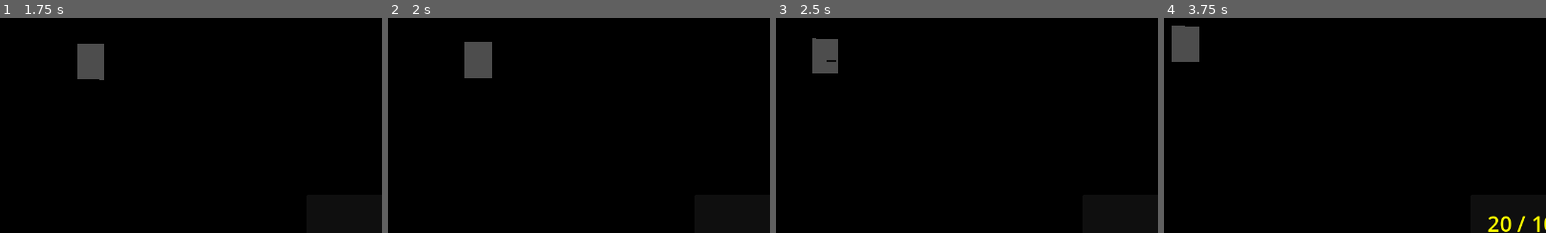
Above: before the commit, frames 1-4 (left to right).
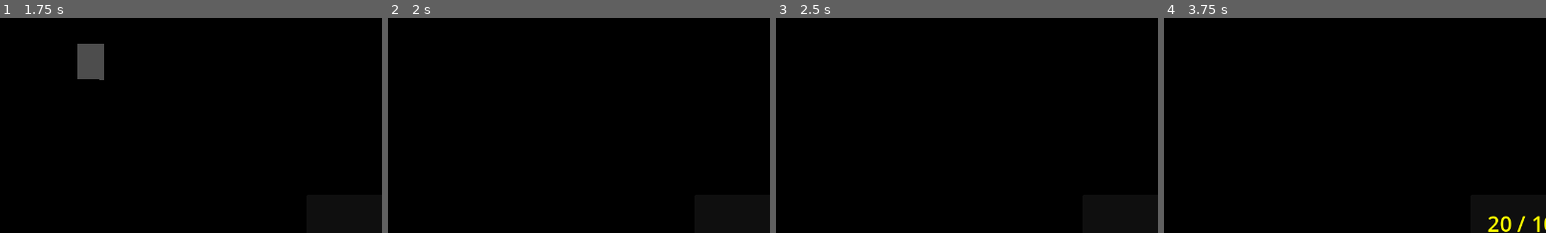
Above: after the commit, the same moments.

Repository: Kasuss/untitled
Game: Godot game, scene res://Scenes/Environments/Generator/world.tscn
The game is run twice, just before and just after one commit, with the same random seed, the same clock (stepped at 60 frames per second) and the same inputs.
Inputs (mouse positions are % of the whole screen's width and height, from its top left):
- Up to frame 1 (1.75 s): tap Enter (ui_accept) at 0.5, 0.77, 1.52 s; move the mouse to (55, 50) at 0.52 s; hold Right mouse button (alt_fire) 0.53-1.28 s; hold Up (ui_up) from 0.53 s (still down); move the mouse to (45, 50) at 1.27 s; tap Shift (dash) at 1.35 s
- Up to frame 2 (2 s): keep holding Up (ui_up)
- Up to frame 3 (2.5 s): keep holding Up (ui_up); move the mouse to (52, 48) at 2.02 s; press the mouse at (52, 48) at 2.03 s
- Up to frame 4 (3.75 s): keep holding Up (ui_up); tap Enter (ui_accept) at 2.75, 3.02 s; move the mouse to (49, 52) at 2.77 s; release the mouse at (49, 52) at 2.78 s; tap C (slide) at 2.85 s; move the mouse to (57, 51) at 3.52 s; hold 1 (weapon 1) from 3.53 s (still down)
The pictures show only the part of the screen within x 42-92%, y 40-90%; the shares and areas given below are measured in that part.

Frame 1 is identical in both runs. In frame 2, 1.2% of the frame differs, in the area x 20-28%, y 11-28%; in frame 3, 1.1%; in frame 4, 1.2%.
Error after the commit: Attempt to call function 'has_overlapping_areas' in base 'null instance' on a null instance. (res://Scripts/room_doors.gd:19)

Commit message:
finished doors, kinda
dungeon fully generates rooms, and connects them w/ doors. jank but it works

Diff:
--- a/Scenes/Environments/World1/RoomTemplates/LargeRoom.tscn
+++ b/Scenes/Environments/World1/RoomTemplates/LargeRoom.tscn
@@ -89,31 +89,29 @@
 
 [node name="openW" type="CSGBox3D" parent="Doors/wall1"]
 unique_name_in_owner = true
-transform = Transform3D(1.00001, 0, 0, 0, 1, 0, 0, 0, 1.00001, 16, -1, 1.05083)
-operation = 2
-calculate_tangents = false
-size = Vector3(6, 8, 11.9684)
+transform = Transform3D(1.00001, 0, 0, 0, 1, 0, 0, 0, 1.00001, 16, -1, 0)
+operation = 2
+calculate_tangents = false
+size = Vector3(6, 8, 2)
 material = SubResource("StandardMaterial3D_lygl3")
 script = SubResource("GDScript_gelcq")
 
-[node name="door1" type="Area3D" parent="Doors/wall1/openW"]
-unique_name_in_owner = true
-transform = Transform3D(1, 0, 0, 0, 1, 0, 0, 0, 1, -32.27, 0, 0)
+[node name="door1" type="Area3D" parent="Doors/wall1/openW" groups=["Door"]]
+unique_name_in_owner = true
 
 [node name="CollisionShape3D" type="CollisionShape3D" parent="Doors/wall1/openW/door1"]
 shape = SubResource("BoxShape3D_54rnh")
 
 [node name="openW2" type="CSGBox3D" parent="Doors/wall1"]
 unique_name_in_owner = true
-transform = Transform3D(1, 0, 0, 0, 1, 0, 0, 0, 1, -16, -1, 0.467999)
-operation = 2
-calculate_tangents = false
-size = Vector3(6, 8, 6)
-material = SubResource("StandardMaterial3D_lygl3")
-
-[node name="door2" type="Area3D" parent="Doors/wall1/openW2"]
-unique_name_in_owner = true
-transform = Transform3D(1, 0, 0, 0, 1, 0, 0, 0, 1, 32.2756, 0, 0)
+transform = Transform3D(1, 0, 0, 0, 1, 0, 0, 0, 1, -16, -1, 0)
+operation = 2
+calculate_tangents = false
+size = Vector3(6, 8, 2)
+material = SubResource("StandardMaterial3D_lygl3")
+
+[node name="door2" type="Area3D" parent="Doors/wall1/openW2" groups=["Door"]]
+unique_name_in_owner = true
 
 [node name="CollisionShape3D" type="CollisionShape3D" parent="Doors/wall1/openW2/door2"]
 shape = SubResource("BoxShape3D_ytdpx")
@@ -127,13 +125,13 @@
 
 [node name="openE" type="CSGBox3D" parent="Doors/wall2"]
 unique_name_in_owner = true
-transform = Transform3D(1.00001, 0, 0, 0, 1, 0, 0, 0, 1.00001, 16, -1, 0.60606)
-operation = 2
-calculate_tangents = false
-size = Vector3(6, 8, 8.76001)
-material = SubResource("StandardMaterial3D_lygl3")
-
-[node name="door3" type="Area3D" parent="Doors/wall2/openE"]
+transform = Transform3D(1.00001, 0, 0, 0, 1, 0, 0, 0, 1.00001, 16, -1, 0)
+operation = 2
+calculate_tangents = false
+size = Vector3(6, 8, 2)
+material = SubResource("StandardMaterial3D_lygl3")
+
+[node name="door3" type="Area3D" parent="Doors/wall2/openE" groups=["Door"]]
 unique_name_in_owner = true
 
 [node name="CollisionShape3D" type="CollisionShape3D" parent="Doors/wall2/openE/door3"]
@@ -142,13 +140,13 @@
 
 [node name="openE2" type="CSGBox3D" parent="Doors/wall2"]
 unique_name_in_owner = true
-transform = Transform3D(1, 0, 0, 0, 1, 0, 0, 0, 1, -16, -1, 0.144878)
-operation = 2
-calculate_tangents = false
-size = Vector3(6, 8, 11.7253)
-material = SubResource("StandardMaterial3D_lygl3")
-
-[node name="door4" type="Area3D" parent="Doors/wall2/openE2"]
+transform = Transform3D(1, 0, 0, 0, 1, 0, 0, 0, 1, -16, -1, 0)
+operation = 2
+calculate_tangents = false
+size = Vector3(6, 8, 2)
+material = SubResource("StandardMaterial3D_lygl3")
+
+[node name="door4" type="Area3D" parent="Doors/wall2/openE2" groups=["Door"]]
 unique_name_in_owner = true
 
 [node name="CollisionShape3D" type="CollisionShape3D" parent="Doors/wall2/openE2/door4"]
@@ -165,13 +163,13 @@
 
 [node name="openN" type="CSGBox3D" parent="Doors/wall3"]
 unique_name_in_owner = true
-transform = Transform3D(1.00001, 0, 2.4869e-14, 0, 1, 0, -2.4869e-14, 0, 1.00001, 16, -1, 0.694557)
-operation = 2
-calculate_tangents = false
-size = Vector3(6, 8, 11.2363)
-material = SubResource("StandardMaterial3D_lygl3")
-
-[node name="door5" type="Area3D" parent="Doors/wall3/openN"]
+transform = Transform3D(1.00001, 0, 2.4869e-14, 0, 1, 0, -2.4869e-14, 0, 1.00001, 16, -1, 0)
+operation = 2
+calculate_tangents = false
+size = Vector3(6, 8, 2)
+material = SubResource("StandardMaterial3D_lygl3")
+
+[node name="door5" type="Area3D" parent="Doors/wall3/openN" groups=["Door"]]
 unique_name_in_owner = true
 
 [node name="CollisionShape3D" type="CollisionShape3D" parent="Doors/wall3/openN/door5"]
@@ -180,13 +178,13 @@
 
 [node name="openN2" type="CSGBox3D" parent="Doors/wall3"]
 unique_name_in_owner = true
-transform = Transform3D(1.00001, 0, 2.84217e-14, 0, 1, 0, -2.84217e-14, 0, 1.00001, -16, -1, 0.661613)
-operation = 2
-calculate_tangents = false
-size = Vector3(6, 8, 10.0073)
-material = SubResource("StandardMaterial3D_lygl3")
-
-[node name="door6" type="Area3D" parent="Doors/wall3/openN2"]
+transform = Transform3D(1.00001, 0, 2.84217e-14, 0, 1, 0, -2.84217e-14, 0, 1.00001, -16, -1, 0)
+operation = 2
+calculate_tangents = false
+size = Vector3(6, 8, 2)
+material = SubResource("StandardMaterial3D_lygl3")
+
+[node name="door6" type="Area3D" parent="Doors/wall3/openN2" groups=["Door"]]
 unique_name_in_owner = true
 
 [node name="CollisionShape3D" type="CollisionShape3D" parent="Doors/wall3/openN2/door6"]
@@ -196,39 +194,35 @@
 [node name="wall4" type="CSGBox3D" parent="Doors"]
 transform = Transform3D(-4.37114e-08, 0, 1, 0, 1, 0, -1, 0, -4.37114e-08, -31, 6.884, 0)
 material_override = SubResource("StandardMaterial3D_7h3bx")
-snap = 1e-06
+lod_bias = 0.001
 use_collision = true
 size = Vector3(64, 14.2662, 2)
 material = SubResource("StandardMaterial3D_h25o5")
 
 [node name="openS" type="CSGBox3D" parent="Doors/wall4"]
-unique_name_in_owner = true
-transform = Transform3D(1, 0, 0, 0, 1, 0, 0, 0, 1, 16, -1, 0.468)
-operation = 2
-calculate_tangents = false
-size = Vector3(6, 8, 6)
-material = SubResource("StandardMaterial3D_lygl3")
-
-[node name="door7" type="Area3D" parent="Doors/wall4/openS"]
-unique_name_in_owner = true
+transform = Transform3D(1.00001, 0, 2.4869e-14, 0, 1, 0, -2.4869e-14, 0, 1.00001, 16, -1, 0)
+operation = 2
+calculate_tangents = false
+size = Vector3(6, 8, 2)
+material = SubResource("StandardMaterial3D_lygl3")
+
+[node name="door7" type="Area3D" parent="Doors/wall4/openS" groups=["Door"]]
 
 [node name="CollisionShape3D" type="CollisionShape3D" parent="Doors/wall4/openS/door7"]
 transform = Transform3D(1, 0, 0, 0, 1, 0, 0, 0, 1, 0.0809364, -0.945434, -2.32373)
 shape = SubResource("BoxShape3D_54rnh")
 
 [node name="openS2" type="CSGBox3D" parent="Doors/wall4"]
-unique_name_in_owner = true
-transform = Transform3D(1, 0, 0, 0, 1, 0, 0, 0, 1, -16, -1, 0.468006)
-operation = 2
-calculate_tangents = false
-size = Vector3(6, 8, 6)
-material = SubResource("StandardMaterial3D_lygl3")
-
-[node name="door8" type="Area3D" parent="Doors/wall4/openS2"]
-unique_name_in_owner = true
+transform = Transform3D(1.00001, 0, 2.84217e-14, 0, 1, 0, -2.84217e-14, 0, 1.00001, -16, -1, 0)
+operation = 2
+calculate_tangents = false
+size = Vector3(6, 8, 2)
+material = SubResource("StandardMaterial3D_lygl3")
+
+[node name="door8" type="Area3D" parent="Doors/wall4/openS2" groups=["Door"]]
 
 [node name="CollisionShape3D" type="CollisionShape3D" parent="Doors/wall4/openS2/door8"]
-transform = Transform3D(1.00001, 0, 2.84217e-14, 0, 1, 0, -2.84217e-14, 0, 1.00001, 0.0809364, -0.945434, -1.9732)
+transform = Transform3D(1, 0, -6.39488e-14, 0, 1, 0, 6.39488e-14, 0, 1, 0.0809364, -0.945434, -1.43257)
 shape = SubResource("BoxShape3D_54rnh")
 
 [node name="SpotLight3D" type="SpotLight3D" parent="."]
--- a/Scenes/Environments/World1/RoomTemplates/MediumRoom.tscn
+++ b/Scenes/Environments/World1/RoomTemplates/MediumRoom.tscn
@@ -30,28 +30,8 @@
 albedo_color = Color(0.389179, 0.182017, 0.0733599, 1)
 albedo_texture = ExtResource("3_atls1")
 
-[sub_resource type="GDScript" id="GDScript_gelcq"]
-script/source = "extends CSGBox3D
-class_name Door
-
-func update_faces(cell_list) -> void:
-	@warning_ignore(\"narrowing_conversion\")
-	var my_grid_position = Vector2i(position.x/Global.GRID_SIZE, position.z/2)
-	if cell_list.has(my_grid_position + Vector2i.RIGHT):
-		queue_free()
-	if cell_list.has(my_grid_position + Vector2i.LEFT):
-		queue_free()
-	if cell_list.has(my_grid_position + Vector2i.DOWN):
-		queue_free()
-	if cell_list.has(my_grid_position + Vector2i.UP):
-		queue_free()
-"
-
 [sub_resource type="BoxShape3D" id="BoxShape3D_ssdkh"]
 size = Vector3(6.3313, 8.13354, 15.0045)
-
-[sub_resource type="BoxShape3D" id="BoxShape3D_v2uux"]
-size = Vector3(6.3313, 8.13354, 8.19287)
 
 [node name="MediumRoom" type="MeshInstance3D"]
 cast_shadow = 0
@@ -80,45 +60,6 @@
 collision_layer = 257
 collision_mask = 257
 
-[node name="wall1" type="CSGBox3D" parent="Doors"]
-transform = Transform3D(1, 0, 0, 0, 1, 0, 0, 0, 1, 0, 6.884, -15)
-material_override = SubResource("StandardMaterial3D_o8x0b")
-snap = 1e-06
-use_collision = true
-size = Vector3(64, 14.2662, 2)
-material = SubResource("StandardMaterial3D_eaapi")
-
-[node name="openW" type="CSGBox3D" parent="Doors/wall1"]
-transform = Transform3D(1, 0, 0, 0, 1, 0, 0, 0, 1, 16, -1, 0.468)
-operation = 2
-calculate_tangents = false
-size = Vector3(6, 8, 6)
-material = SubResource("StandardMaterial3D_opb1x")
-script = SubResource("GDScript_gelcq")
-
-[node name="door1" type="Area3D" parent="Doors/wall1/openW"]
-unique_name_in_owner = true
-transform = Transform3D(1, 0, 0, 0, 1, 0, 0, 0, 1, -32.27, 0, 0)
-
-[node name="CollisionShape3D" type="CollisionShape3D" parent="Doors/wall1/openW/door1"]
-transform = Transform3D(1, 0, 0, 0, 1, 0, 0, 0, 1, 0, 0, 2.41877)
-shape = SubResource("BoxShape3D_ssdkh")
-
-[node name="openW2" type="CSGBox3D" parent="Doors/wall1"]
-transform = Transform3D(1, 0, 0, 0, 1, 0, 0, 0, 1, -16, -1, 0.467999)
-operation = 2
-calculate_tangents = false
-size = Vector3(6, 8, 6)
-material = SubResource("StandardMaterial3D_opb1x")
-
-[node name="door2" type="Area3D" parent="Doors/wall1/openW2"]
-unique_name_in_owner = true
-transform = Transform3D(1, 0, 0, 0, 1, 0, 0, 0, 1, 32.2756, 0, 0)
-
-[node name="CollisionShape3D" type="CollisionShape3D" parent="Doors/wall1/openW2/door2"]
-transform = Transform3D(1, 0, 0, 0, 1, 0, 0, 0, 1, 0, 0, -1.27271)
-shape = SubResource("BoxShape3D_v2uux")
-
 [node name="wall2" type="CSGBox3D" parent="Doors"]
 transform = Transform3D(1, 0, 0, 0, 1, 0, 0, 0, 1, 0, 6.884, 15)
 material_override = SubResource("StandardMaterial3D_o8x0b")
@@ -127,13 +68,13 @@
 material = SubResource("StandardMaterial3D_eaapi")
 
 [node name="openE" type="CSGBox3D" parent="Doors/wall2"]
-transform = Transform3D(1, 0, 0, 0, 1, 0, 0, 0, 1, 16, -1, 0.468)
+transform = Transform3D(1, 0, 0, 0, 1, 0, 0, 0, 1, 16, -1, 0)
 operation = 2
 calculate_tangents = false
-size = Vector3(6, 8, 6)
+size = Vector3(6, 8, 2)
 material = SubResource("StandardMaterial3D_opb1x")
 
-[node name="door3" type="Area3D" parent="Doors/wall2/openE"]
+[node name="door3" type="Area3D" parent="Doors/wall2/openE" groups=["Door"]]
 unique_name_in_owner = true
 
 [node name="CollisionShape3D" type="CollisionShape3D" parent="Doors/wall2/openE/door3"]
@@ -141,13 +82,13 @@
 shape = SubResource("BoxShape3D_ssdkh")
 
 [node name="openE2" type="CSGBox3D" parent="Doors/wall2"]
-transform = Transform3D(1, 0, 0, 0, 1, 0, 0, 0, 1, -16, -1, 0.467999)
+transform = Transform3D(1, 0, 0, 0, 1, 0, 0, 0, 1, -16, -1, 0)
 operation = 2
 calculate_tangents = false
-size = Vector3(6, 8, 6)
+size = Vector3(6, 8, 2)
 material = SubResource("StandardMaterial3D_opb1x")
 
-[node name="door4" type="Area3D" parent="Doors/wall2/openE2"]
+[node name="door4" type="Area3D" parent="Doors/wall2/openE2" groups=["Door"]]
 unique_name_in_owner = true
 
 [node name="CollisionShape3D" type="CollisionShape3D" parent="Doors/wall2/openE2/door4"]
@@ -163,13 +104,13 @@
 material = SubResource("StandardMaterial3D_eaapi")
 
 [node name="openN" type="CSGBox3D" parent="Doors/wall3"]
-transform = Transform3D(1, 0, 0, 0, 1, 0, 0, 0, 1, 0, -1, 0.468)
+transform = Transform3D(1, 0, 0, 0, 1, 0, 0, 0, 1, 0, -1, 0)
 operation = 2
 calculate_tangents = false
-size = Vector3(6, 8, 6)
+size = Vector3(6, 8, 2)
 material = SubResource("StandardMaterial3D_opb1x")
 
-[node name="door5" type="Area3D" parent="Doors/wall3/openN"]
+[node name="door5" type="Area3D" parent="Doors/wall3/openN" groups=["Door"]]
 unique_name_in_owner = true
 
 [node name="CollisionShape3D" type="CollisionShape3D" parent="Doors/wall3/openN/door5"]
@@ -185,15 +126,50 @@
 material = SubResource("StandardMaterial3D_eaapi")
 
 [node name="openS" type="CSGBox3D" parent="Doors/wall4"]
-transform = Transform3D(1, 0, 0, 0, 1, 0, 0, 0, 1, 0, -1, 0.468)
+transform = Transform3D(1, 0, 0, 0, 1, 0, 0, 0, 1, 0, -1, 0)
 operation = 2
 calculate_tangents = false
-size = Vector3(6, 8, 6)
+size = Vector3(6, 8, 2)
 material = SubResource("StandardMaterial3D_opb1x")
 
-[node name="door6" type="Area3D" parent="Doors/wall4/openS"]
+[node name="door6" type="Area3D" parent="Doors/wall4/openS" groups=["Door"]]
 unique_name_in_owner = true
 
 [node name="CollisionShape3D" type="CollisionShape3D" parent="Doors/wall4/openS/door6"]
 transform = Transform3D(1, 0, 0, 0, 1, 0, 0, 0, 1, 0.0809364, -0.945434, -2.32373)
 shape = SubResource("BoxShape3D_ssdkh")
+
+[node name="wall1" type="CSGBox3D" parent="Doors"]
+transform = Transform3D(1, 0, 0, 0, 1, 0, 0, 0, 1, 0, 6.884, -15)
+material_override = SubResource("StandardMaterial3D_o8x0b")
+use_collision = true
+size = Vector3(64, 14.2662, 2)
+material = SubResource("StandardMaterial3D_eaapi")
+
+[node name="openE" type="CSGBox3D" parent="Doors/wall1"]
+transform = Transform3D(1, 0, 0, 0, 1, 0, 0, 0, 1, 16, -1, 0)
+operation = 2
+calculate_tangents = false
+size = Vector3(6, 8, 2)
+material = SubResource("StandardMaterial3D_opb1x")
+
+[node name="door1" type="Area3D" parent="Doors/wall1/openE" groups=["Door"]]
+unique_name_in_owner = true
+
+[node name="CollisionShape3D" type="CollisionShape3D" parent="Doors/wall1/openE/door1"]
+transform = Transform3D(1, 0, 0, 0, 1, 0, 0, 0, 1, 0.0809364, -0.945434, -2.32373)
+shape = SubResource("BoxShape3D_ssdkh")
+
+[node name="openE2" type="CSGBox3D" parent="Doors/wall1"]
+transform = Transform3D(1, 0, 0, 0, 1, 0, 0, 0, 1, -16, -1, 0)
+operation = 2
+calculate_tangents = false
+size = Vector3(6, 8, 2)
+material = SubResource("StandardMaterial3D_opb1x")
+
+[node name="door2" type="Area3D" parent="Doors/wall1/openE2" groups=["Door"]]
+unique_name_in_owner = true
+
+[node name="CollisionShape3D" type="CollisionShape3D" parent="Doors/wall1/openE2/door2"]
+transform = Transform3D(1, 0, 0, 0, 1, 0, 0, 0, 1, 0.0809364, -0.945434, -2.32373)
+shape = SubResource("BoxShape3D_ssdkh")
--- a/Scenes/Environments/World1/RoomTemplates/SmallRoom.tscn
+++ b/Scenes/Environments/World1/RoomTemplates/SmallRoom.tscn
@@ -32,19 +32,6 @@
 
 [sub_resource type="GDScript" id="GDScript_gelcq"]
 script/source = "extends CSGBox3D
-class_name Door
-
-func update_faces(cell_list) -> void:
-	@warning_ignore(\"narrowing_conversion\")
-	var my_grid_position = Vector2i(position.x/Global.GRID_SIZE, position.z/2)
-	if cell_list.has(my_grid_position + Vector2i.RIGHT):
-		queue_free()
-	if cell_list.has(my_grid_position + Vector2i.LEFT):
-		queue_free()
-	if cell_list.has(my_grid_position + Vector2i.DOWN):
-		queue_free()
-	if cell_list.has(my_grid_position + Vector2i.UP):
-		queue_free()
 "
 
 [sub_resource type="BoxShape3D" id="BoxShape3D_nlxdp"]
@@ -85,18 +72,18 @@
 material = SubResource("StandardMaterial3D_0r2ck")
 
 [node name="openW" type="CSGBox3D" parent="Doors/wall1"]
-transform = Transform3D(1.00001, 0, 0, 0, 1, 0, 0, 0, 1.00001, 0, -1, -1.21193)
+transform = Transform3D(1.00001, 0, 0, 0, 1, 0, 0, 0, 1.00001, 0, -1, 0)
 operation = 2
 calculate_tangents = false
-size = Vector3(6, 8, 9.35986)
+size = Vector3(6, 8, 2)
 material = SubResource("StandardMaterial3D_56gx5")
 script = SubResource("GDScript_gelcq")
 
-[node name="door1" type="Area3D" parent="Doors/wall1/openW"]
+[node name="door1" type="Area3D" parent="Doors/wall1/openW" groups=["Door"]]
 unique_name_in_owner = true
-transform = Transform3D(1, 0, 0, 0, 1, 0, 0, 0, 1, -32.27, 0, 0)
+transform = Transform3D(1, 0, 0, 0, 1, 0, 0, 0, 1, 0, 0.100978, 0)
 
-[node name="CollisionShape3D" type="CollisionShape3D" parent="Doors/wall1/openW/door1"]
+[node name="CollisionShape3D" type="CollisionShape3D" parent="Doors/wall1/openW/door1" groups=["Door"]]
 shape = SubResource("BoxShape3D_nlxdp")
 
 [node name="wall2" type="CSGBox3D" parent="Doors"]
@@ -107,18 +94,16 @@
 material = SubResource("StandardMaterial3D_0r2ck")
 
 [node name="openE" type="CSGBox3D" parent="Doors/wall2"]
-transform = Transform3D(1, 0, 0, 0, 1, 0, 0, 0, 1, 0, -1, 1.92991)
+transform = Transform3D(1, 0, 0, 0, 1, 0, 0, 0, 1, 0, -1, 0)
 operation = 2
 calculate_tangents = false
-size = Vector3(6, 8, 8.92383)
+size = Vector3(6, 8, 2)
 material = SubResource("StandardMaterial3D_56gx5")
 
-[node name="door2" type="Area3D" parent="Doors/wall2/openE"]
+[node name="door2" type="Area3D" parent="Doors/wall2/openE" groups=["Door"]]
 unique_name_in_owner = true
-transform = Transform3D(1, 0, 0, 0, 1, 0, 0, 0, 1, 0, 0, 0)
 
-[node name="CollisionShape3D" type="CollisionShape3D" parent="Doors/wall2/openE/door2"]
-transform = Transform3D(1, 0, 0, 0, 1, 0, 0, 0, 1, 0.0809364, -0.945434, -0.226744)
+[node name="CollisionShape3D" type="CollisionShape3D" parent="Doors/wall2/openE/door2" groups=["Door"]]
 shape = SubResource("BoxShape3D_nlxdp")
 
 [node name="wall3" type="CSGBox3D" parent="Doors"]
@@ -130,15 +115,14 @@
 material = SubResource("StandardMaterial3D_0r2ck")
 
 [node name="openN" type="CSGBox3D" parent="Doors/wall3"]
-transform = Transform3D(1, 0, 2.4869e-14, 0, 1, 0, -2.4869e-14, 0, 1, 0, -1, 2.22459)
+transform = Transform3D(1, 0, 2.4869e-14, 0, 1, 0, -2.4869e-14, 0, 1, 0, -1, 0)
 operation = 2
 calculate_tangents = false
-size = Vector3(6, 8, 9.51318)
+size = Vector3(6, 8, 2)
 material = SubResource("StandardMaterial3D_56gx5")
 
-[node name="door3" type="Area3D" parent="Doors/wall3/openN"]
+[node name="door3" type="Area3D" parent="Doors/wall3/openN" groups=["Door"]]
 unique_name_in_owner = true
-transform = Transform3D(1, 0, 0, 0, 1, 0, 0, 0, 1, 0, 0, 0)
 
 [node name="CollisionShape3D" type="CollisionShape3D" parent="Doors/wall3/openN/door3"]
 transform = Transform3D(1, 0, 0, 0, 1, 0, 0, 0, 1, 0.0809364, -0.945434, -2.32373)
@@ -153,16 +137,15 @@
 material = SubResource("StandardMaterial3D_0r2ck")
 
 [node name="openS" type="CSGBox3D" parent="Doors/wall4"]
-transform = Transform3D(1.00001, 0, 3.19744e-14, 0, 1, 0, -3.19744e-14, 0, 1.00001, -5.68434e-14, -1, -0.821306)
+transform = Transform3D(1.00001, 0, 3.19744e-14, 0, 1, 0, -3.19744e-14, 0, 1.00001, 0, -1, 0)
 operation = 2
 calculate_tangents = false
-size = Vector3(6, 8, 8.57861)
+size = Vector3(6, 8, 2)
 material = SubResource("StandardMaterial3D_56gx5")
 
-[node name="door4" type="Area3D" parent="Doors/wall4/openS"]
+[node name="door4" type="Area3D" parent="Doors/wall4/openS" groups=["Door"]]
 unique_name_in_owner = true
-transform = Transform3D(1, 0, 0, 0, 1, 0, 0, 0, 1, 0, 0, 0)
 
 [node name="CollisionShape3D" type="CollisionShape3D" parent="Doors/wall4/openS/door4"]
-transform = Transform3D(1, 0, 0, 0, 1, 0, 0, 0, 1, 0.0809364, -0.945434, -2.32373)
+transform = Transform3D(1, 0, 0, 0, 1, 0, 0, 0, 1, 0.081, -1, -2.324)
 shape = SubResource("BoxShape3D_nlxdp")
--- a/Scripts/player.gd
+++ b/Scripts/player.gd
@@ -93,6 +93,8 @@
 		#if is_on_wall():
 			#wallrun(delta)
 		mobility(delta)
+
+
 
 
 func mobility(delta):
@@ -202,7 +204,9 @@
 	return pos
 
 func _on_hitbox_component_area_entered(area):
-	if not area.is_in_group("Pickup"):
-		return
-	var drop = await area.give_item()
-	%Weapons.pickup_item(drop)
+	if area.is_in_group("Pickup"):
+		var drop = await area.give_item()
+		%Weapons.pickup_item(drop)
+	elif area.is_in_group("Door"):
+		var door = area.get_parent()
+		door.operation = 2
--- a/Scripts/room_doors.gd
+++ b/Scripts/room_doors.gd
@@ -3,10 +3,11 @@
 @export var door_count : int
 var door = []
 var to_delete = []
+var doorway
 
 
 func _ready() -> void:
-	await get_tree().create_timer(5).timeout
+	await get_tree().create_timer(1).timeout
 	check_doors()
 
 func check_doors():
@@ -15,11 +16,14 @@
 		door.append(doorn)
 		door_count -= 1
 	for d in door:
-		if not d.has_overlapping_areas():
-			to_delete.append(d)
+		if d.has_overlapping_areas():
+			doorway = d.get_parent()
+			doorway.operation = 0
 			continue
+		to_delete.append(d)
+
 	await get_tree().create_timer(1).timeout
 	print("penis2")
 	for d in to_delete:
-		var doorway = d.get_parent()
+		doorway = d.get_parent()
 		doorway.queue_free()
--- a/project.godot
+++ b/project.godot
@@ -32,6 +32,10 @@
 
 window/size/viewport_width=1280
 window/size/viewport_height=720
+
+[global_group]
+
+Door="Doorway"
 
 [input]
 
Not shown: 1 places in Scenes/Environments/World1/RoomTemplates/MediumRoom.tscn that only renumber resources
